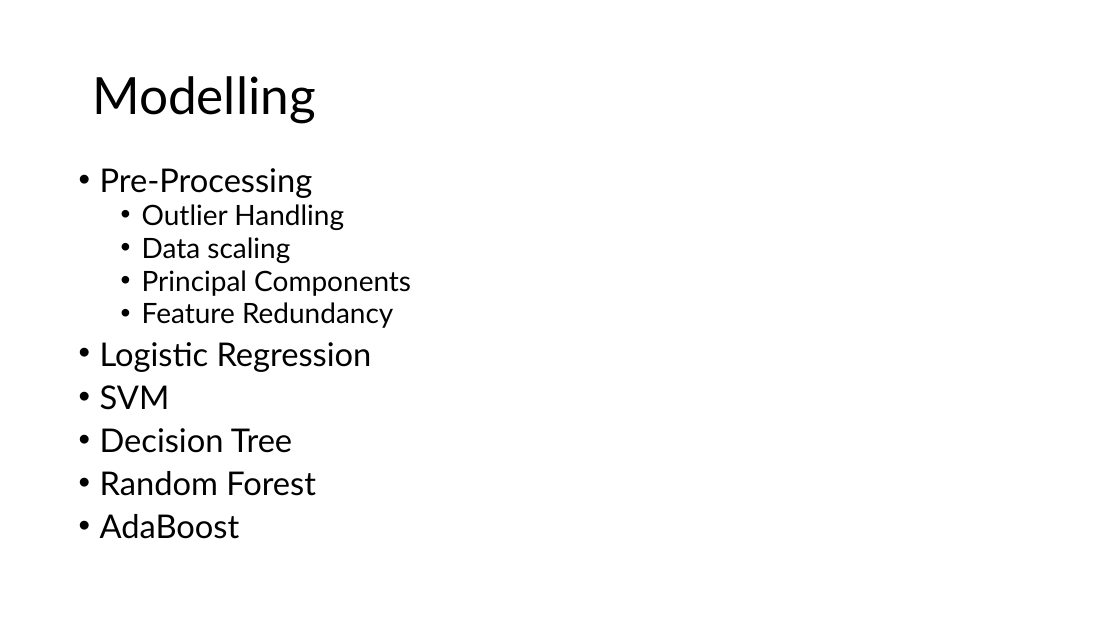
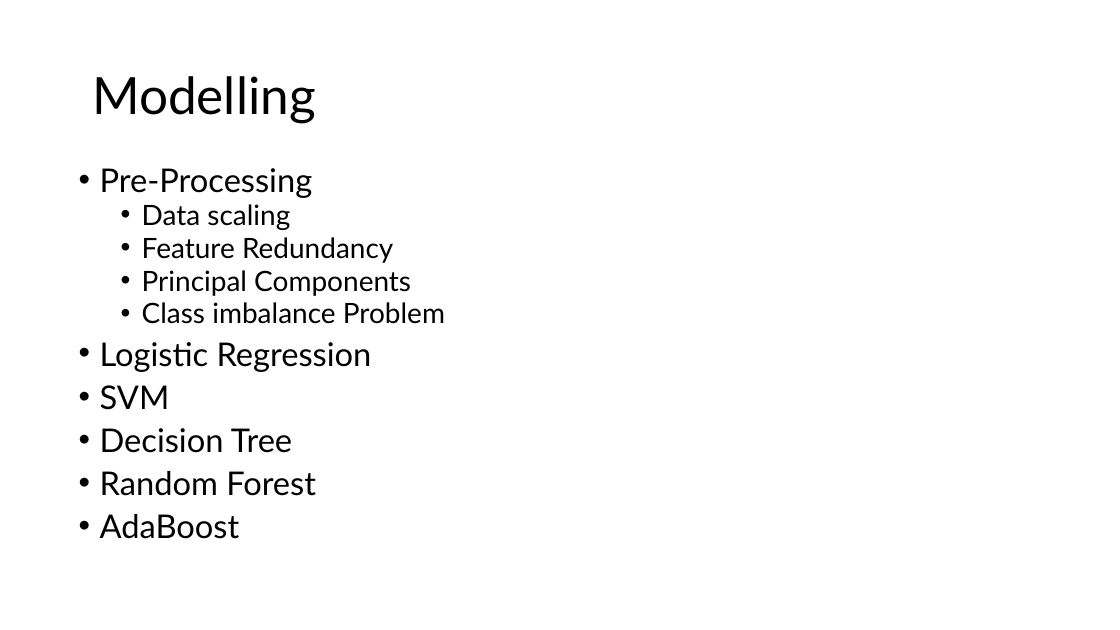
Before and after one commit to yusiGM/StrykerAI2024, a slide deck: slide 31 of SubmissionResources/StrykerSubmissionppt.pptx (slide 11 before the commit). Drawn at 1120x630 pixels with LibreOffice and Linux fonts; fonts in the diff are those of the drawing. Boxes give left, top, right and bottom in pixels: in the first picture for what was removed or moved away, otherwise in the second. Text is boxed around its words. In the diff, an @@ line names an element or a change of style, - is before the commit and + after.

```diff
--- a/SubmissionResources/StrykerSubmissionppt.pptx
+++ b/SubmissionResources/StrykerSubmissionppt.pptx
@@ text at bbox=[142, 204, 344, 230]: paragraph removed @@
-  • Outlier Handling
@@ text at bbox=[142, 237, 393, 263]: paragraph added @@
+  • Feature Redundancy
@@ text at bbox=[142, 302, 445, 324]: text changed @@
-  • Feature Redundancy
+  • Class imbalance Problem
```
Also in this commit, not shown: 8 other slides changed, 30 slides added, 2 slides removed.
